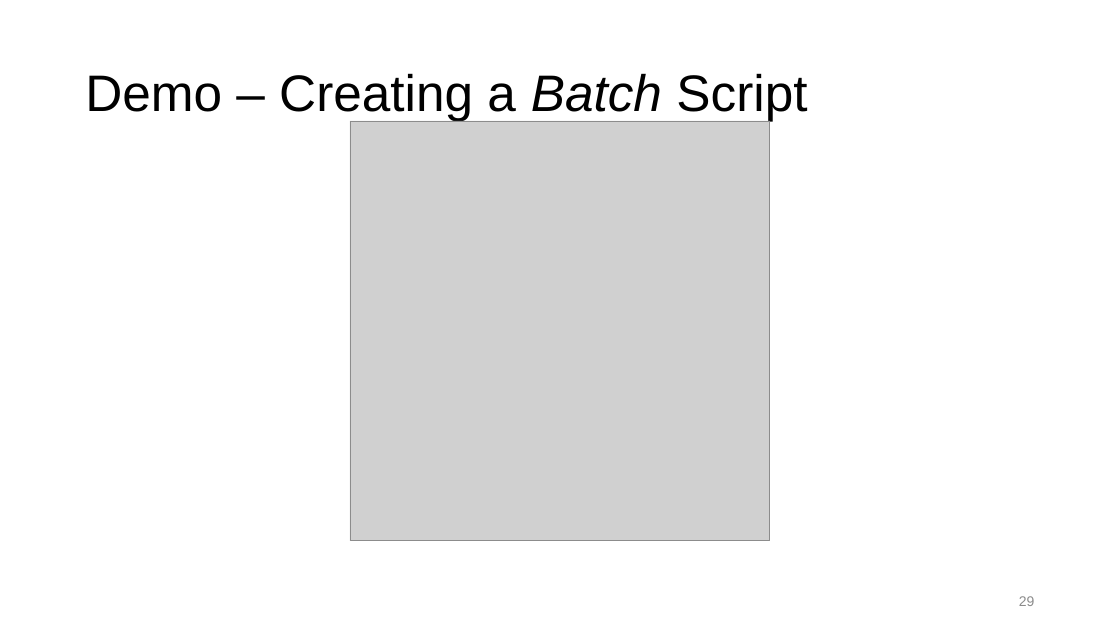
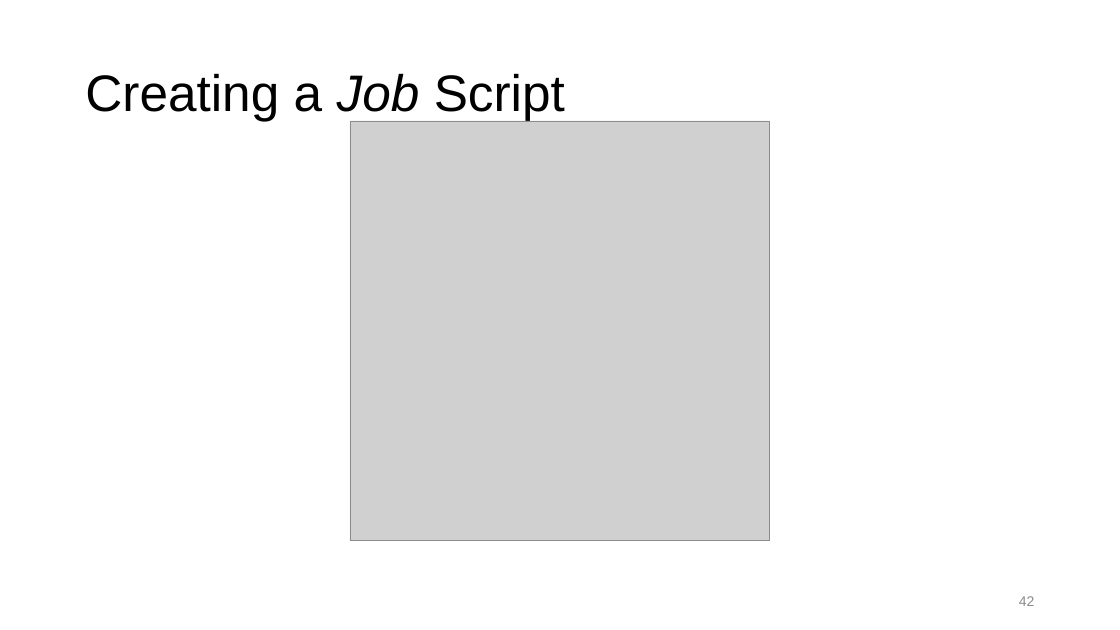
Before and after one commit to ResearchComputing/Getting_Started_With_Research_Computing, a slide deck: slide 42 of Command_Line_And_Job_Scheduling.pptx (slide 29 before the commit). Drawn at 1120x630 pixels with LibreOffice and Linux fonts; fonts in the diff are those of the drawing; grey boxes stand for pictures; background and template pictures are left out. Boxes give left, top, right and bottom in pixels: in the first picture for what was removed or moved away, otherwise in the second. Text is boxed around its words. In the diff, an @@ line names an element or a change of style, - is before the commit and + after.

```diff
--- a/Command_Line_And_Job_Scheduling.pptx
+++ b/Command_Line_And_Job_Scheduling.pptx
@@ title at bbox=[85, 73, 565, 121]: text changed @@
-Demo – Creating a Batch Script
+Creating a Job Script
@@ page number at bbox=[1019, 596, 1035, 606]: text changed @@
-29
+42
```
Also in this commit, not shown: 20 other slides changed, 11 slides added, 17 slides removed, 1 other file.
